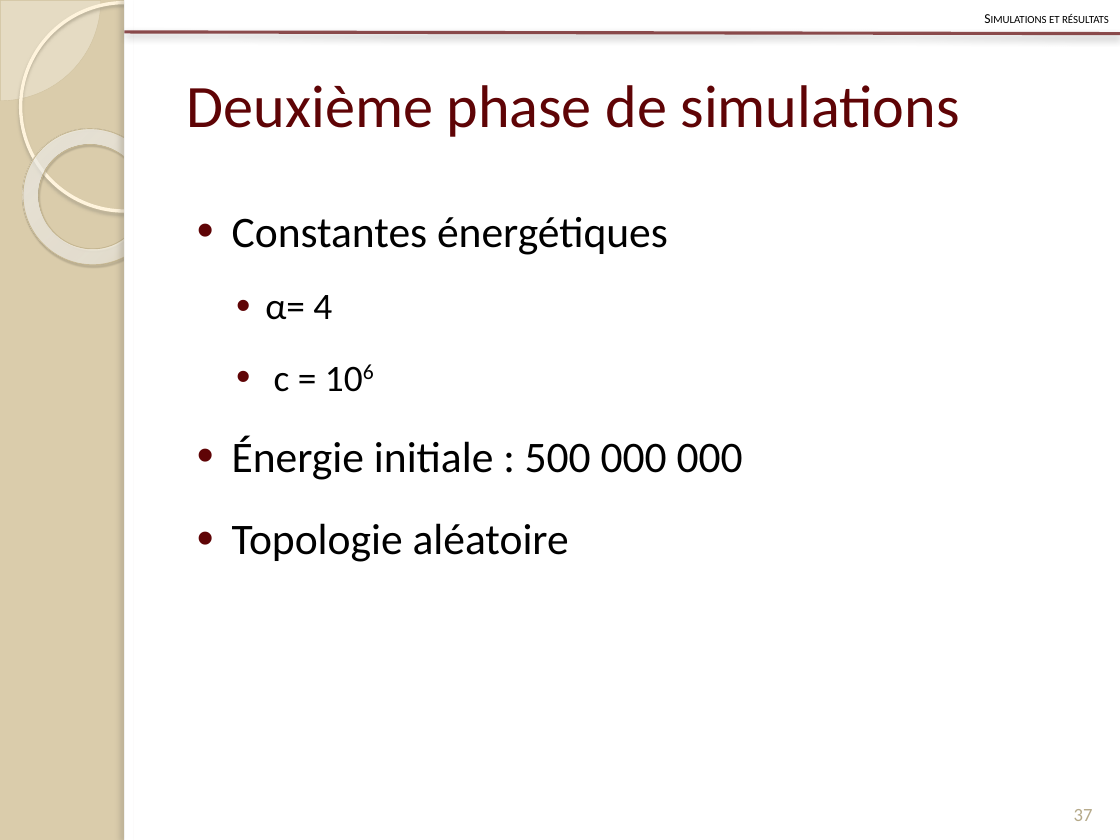
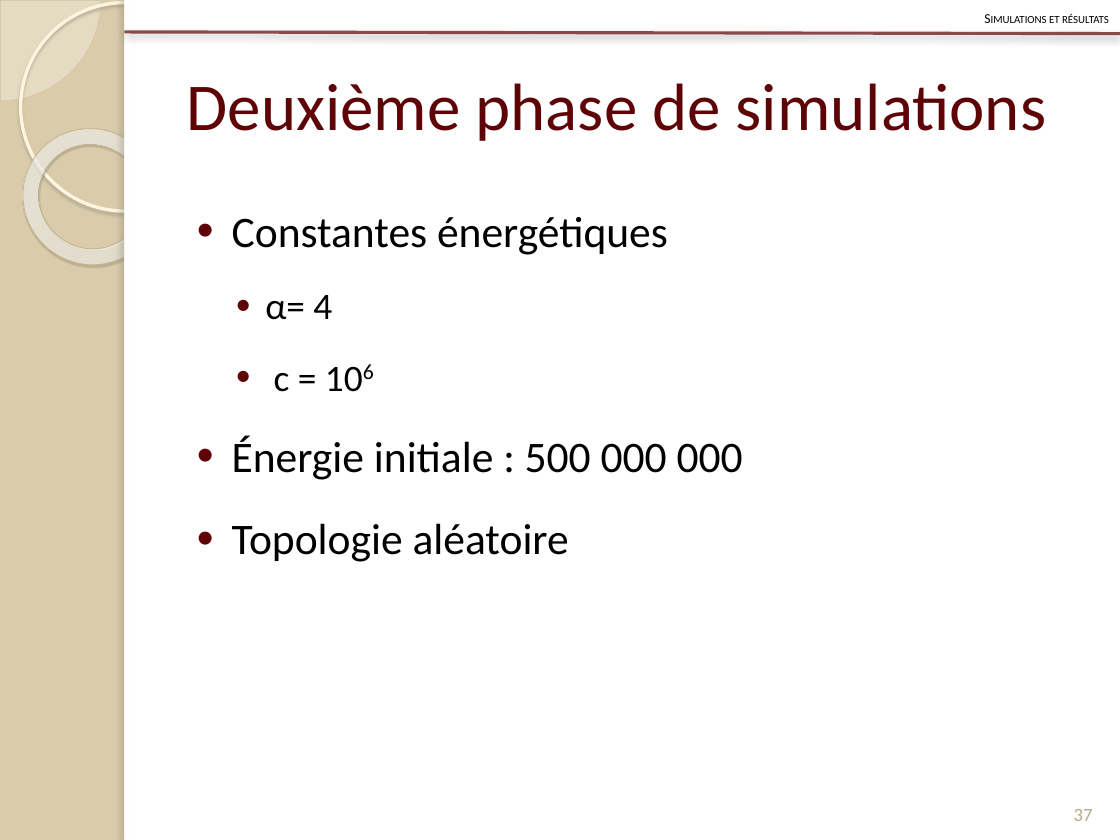
Before and after one commit to Patre/Energy-saving-in-sensors--networks, a slide deck: slide 37 of Redaction/Presentation/pres.pptx. Drawn at 1120x840 pixels with LibreOffice and Linux fonts; fonts in the diff are those of the drawing. Boxes give left, top, right and bottom in pixels: in the first picture for what was removed or moved away, otherwise in the second. Text is boxed around its words. In the diff, an @@ line names an element or a change of style, - is before the commit and + after.

```diff
--- a/Redaction/Presentation/pres.pptx
+++ b/Redaction/Presentation/pres.pptx
@@ title "Deuxième phase de simulations" at <box>187,83,1046,141</box>: size 38.7 to 43 pt @@
```
Also in this commit, not shown: 8 other slides changed, 8 slides added, 3 other files.
